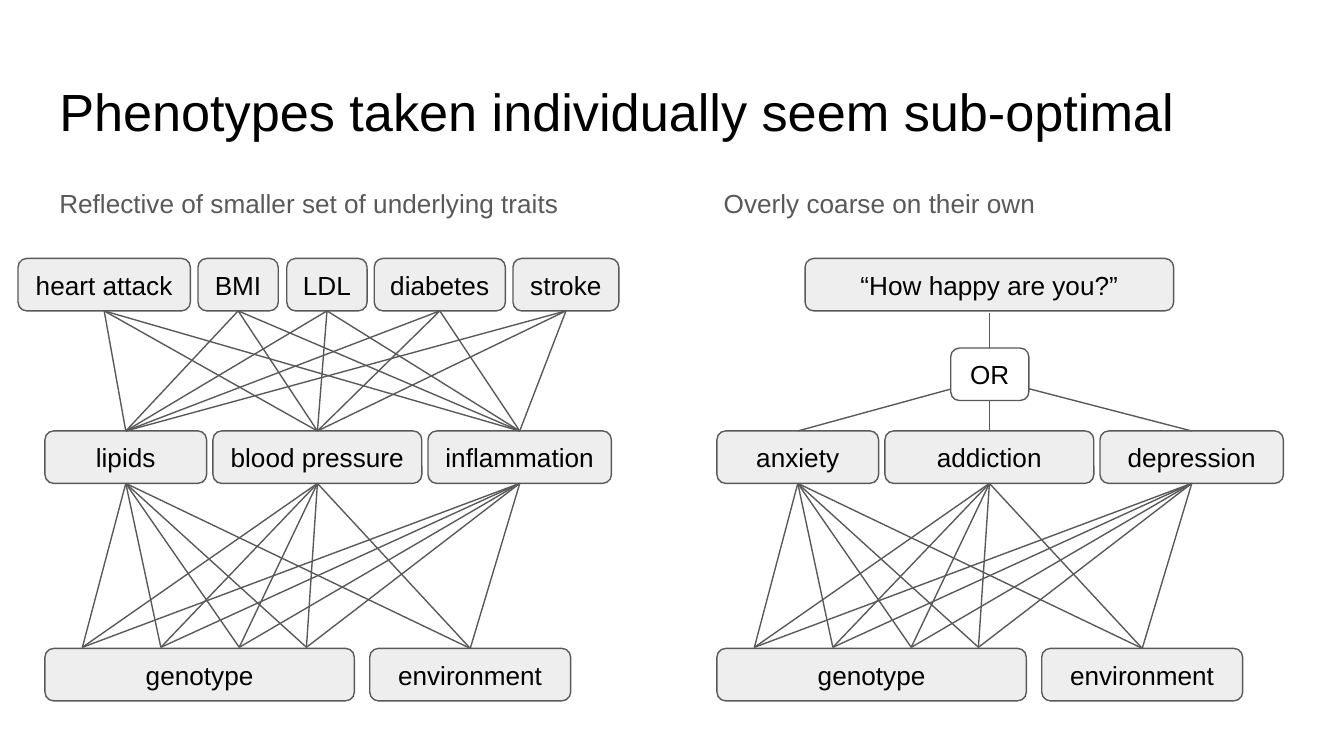
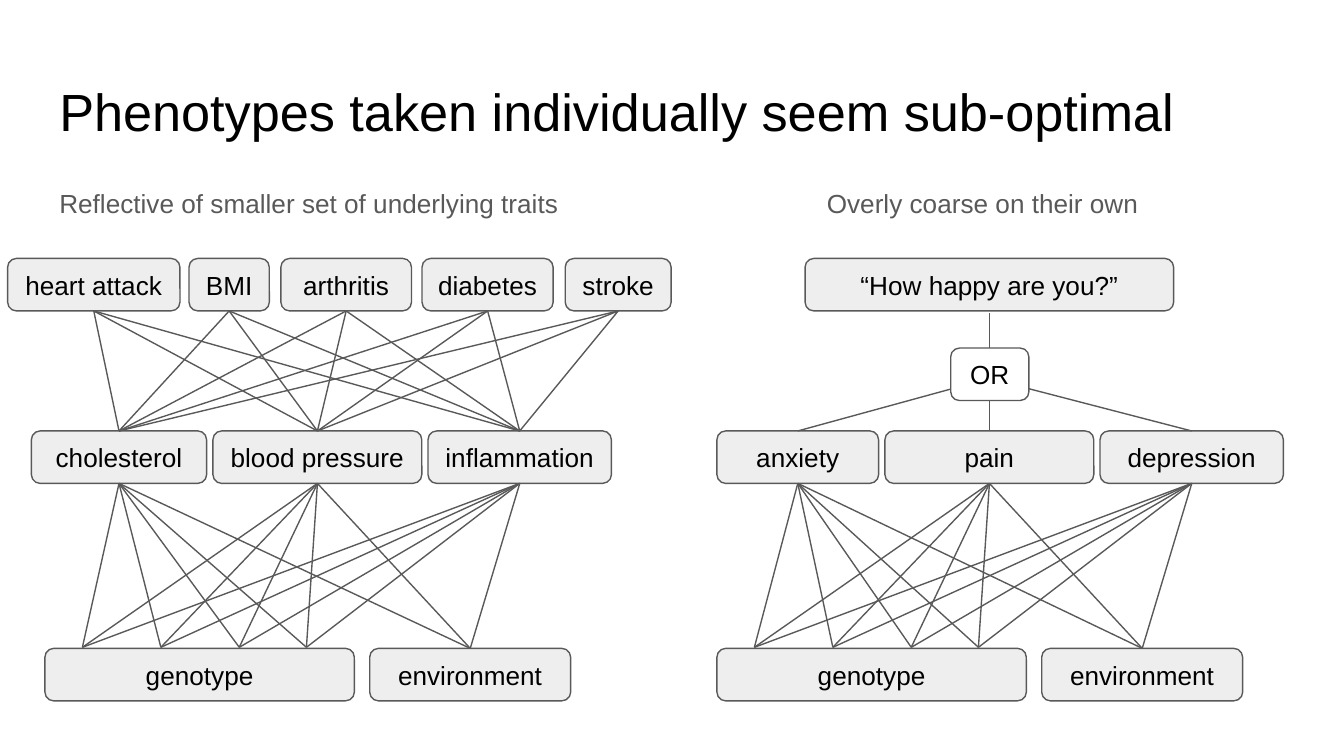
Before and after one commit to lmrl-bio/lmrl-bio.github.io, a slide deck: slide 10 of hostedfiles/c2.slides.pptx (slide 11 before the commit). Drawn at 1344x756 pixels with LibreOffice and Linux fonts; fonts in the diff are those of the drawing. Boxes give left, top, right and bottom in pixels: in the first picture for what was removed or moved away, otherwise in the second. Text is boxed around its words. In the diff, an @@ line names an element or a change of style, - is before the commit and + after.

```diff
--- a/hostedfiles/c2.slides.pptx
+++ b/hostedfiles/c2.slides.pptx
@@ text "Overly coarse on their own": place and size @@
-text "Overly coarse on their own" at bbox=[724, 194, 1035, 219]
+text "Overly coarse on their own" at bbox=[827, 194, 1138, 219]
@@ rounded rectangle "heart attack": place and size @@
-rounded rectangle "heart attack" at bbox=[17, 258, 190, 310]
+rounded rectangle "heart attack" at bbox=[8, 258, 180, 310]
@@ rounded rectangle "BMI": place and size @@
-rounded rectangle "BMI" at bbox=[198, 258, 278, 310]
+rounded rectangle "BMI" at bbox=[190, 258, 270, 310]
@@ rounded rectangle "arthritis": place and size @@
-rounded rectangle "arthritis" at bbox=[286, 258, 367, 310]
+rounded rectangle "arthritis" at bbox=[281, 258, 411, 310]
@@ rounded rectangle "diabetes": place and size @@
-rounded rectangle "diabetes" at bbox=[375, 258, 507, 310]
+rounded rectangle "diabetes" at bbox=[422, 258, 554, 310]
@@ rounded rectangle "stroke": place and size @@
-rounded rectangle "stroke" at bbox=[513, 258, 620, 310]
+rounded rectangle "stroke" at bbox=[566, 258, 672, 310]
@@ text in rounded rectangle at bbox=[303, 276, 389, 296]: text changed @@
-LDL
+arthritis
@@ line moved from (520, 431) - (105, 310) to (520, 431) - (94, 310) @@
@@ line moved from (317, 431) - (105, 310) to (317, 431) - (94, 310) @@
@@ line moved from (126, 431) - (105, 310) to (120, 431) - (94, 310) @@
@@ line moved from (126, 431) - (238, 310) to (120, 431) - (230, 310) @@
@@ line moved from (126, 431) - (327, 310) to (120, 431) - (347, 310) @@
@@ line moved from (126, 431) - (566, 310) to (120, 431) - (618, 310) @@
@@ line moved from (126, 431) - (439, 310) to (120, 431) - (488, 310) @@
@@ line moved from (520, 431) - (238, 310) to (520, 431) - (230, 310) @@
@@ line moved from (317, 431) - (238, 310) to (317, 431) - (230, 310) @@
@@ line moved from (317, 431) - (327, 310) to (317, 431) - (347, 310) @@
@@ line moved from (317, 431) - (566, 310) to (317, 431) - (618, 310) @@
@@ line moved from (317, 431) - (439, 310) to (317, 431) - (488, 310) @@
@@ line moved from (520, 431) - (327, 310) to (520, 431) - (347, 310) @@
@@ line moved from (520, 431) - (439, 310) to (520, 431) - (488, 310) @@
@@ line moved from (520, 431) - (566, 310) to (520, 431) - (618, 310) @@
@@ rounded rectangle "cholesterol": place and size @@
-rounded rectangle "cholesterol" at bbox=[44, 431, 206, 484]
+rounded rectangle "cholesterol" at bbox=[31, 431, 206, 484]
@@ text in rounded rectangle at bbox=[56, 448, 183, 468]: text changed @@
-lipids
+cholesterol
@@ text in rounded rectangle at bbox=[965, 448, 1014, 473]: text changed @@
-addiction
+pain
@@ line moved from (82, 648) - (126, 484) to (82, 648) - (120, 484) @@
@@ line moved from (470, 648) - (126, 484) to (470, 648) - (120, 484) @@
@@ line moved from (306, 648) - (126, 484) to (306, 648) - (120, 484) @@
@@ line moved from (239, 648) - (126, 484) to (239, 648) - (120, 484) @@
@@ line moved from (161, 648) - (126, 484) to (161, 648) - (120, 484) @@
```
Also in this commit, not shown: 8 other slides changed, 1 slide removed, 3 other files.
